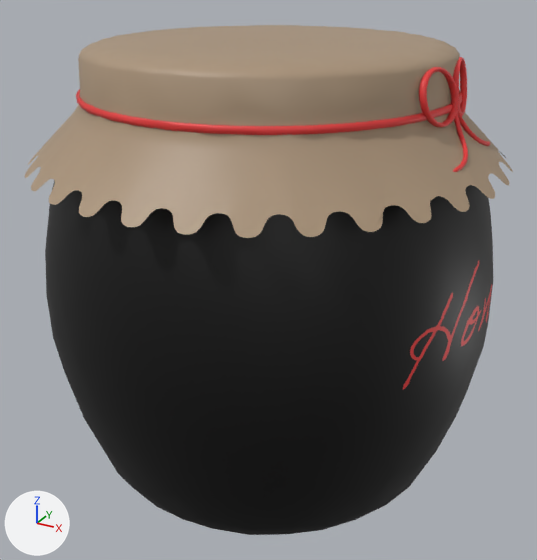
The glTF model SilnikZTGK/CookingStation/Assets/models/skladniki/miod/jar1.gltf, before and after one commit.
Both versions are drawn from a 50 mm camera at (1.64, -2.99, 1.94) aimed at (0.01, -0.03, 0.45). The axes (+X, +Y, +Z) are drawn at lower left. The lights are the same throughout. The picture after the commit comes second. Where no turn or scale is listed for an object, it has been applied to the vertices.
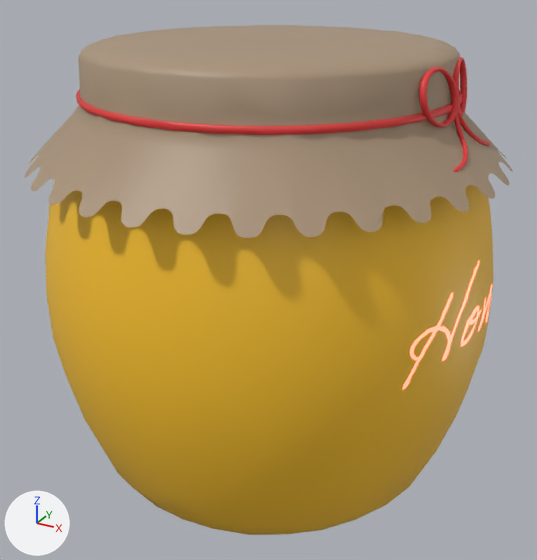
Where the newer file only moved an object's origin or applied its transform, the numbers keep the older frame.

The change, as a diff of the scene's bpy script:
```diff
--- a/SilnikZTGK/CookingStation/Assets/models/skladniki/miod/jar1.gltf.py
+++ b/SilnikZTGK/CookingStation/Assets/models/skladniki/miod/jar1.gltf.py
@@ mat_material_001 @@
 n0 = _N.new('ShaderNodeBsdfPrincipled'); n0.name = 'Principled BSDF'
+n0.inputs[28].default_value = 8.0  # 'Emission Strength'
 n1 = _N.new('ShaderNodeOutputMaterial'); n1.name = 'Material Output'
@@ mat_material_001 @@
 n2 = _N.new('ShaderNodeTexImage'); n2.name = 'Image Texture'
 n3.uv_map = 'UVMap.001'
+n4 = _N.new('ShaderNodeTexImage'); n4.name = 'Image Texture.001'
+n4.image = img_palette
 _L.new(n0.outputs[0], n1.inputs[0])  # 'BSDF' to 'Surface'
-_L.new(n2.outputs[0], n0.inputs[0])  # 'Color' to 'Base Color'
 _L.new(n3.outputs[0], n2.inputs[0])  # 'UV' to 'Vector'
+_L.new(n2.outputs[0], n0.inputs[27])  # 'Color' to 'Emission Color'
+_L.new(n4.outputs[0], n0.inputs[0])  # 'Color' to 'Base Color'
```

Where the change shows, as pixel boxes (x1, y1, x2, y2) in the pictures (537 x 560 px):
'Cylinder', surface changed (black to yellow): (45, 180, 493, 535) in both
